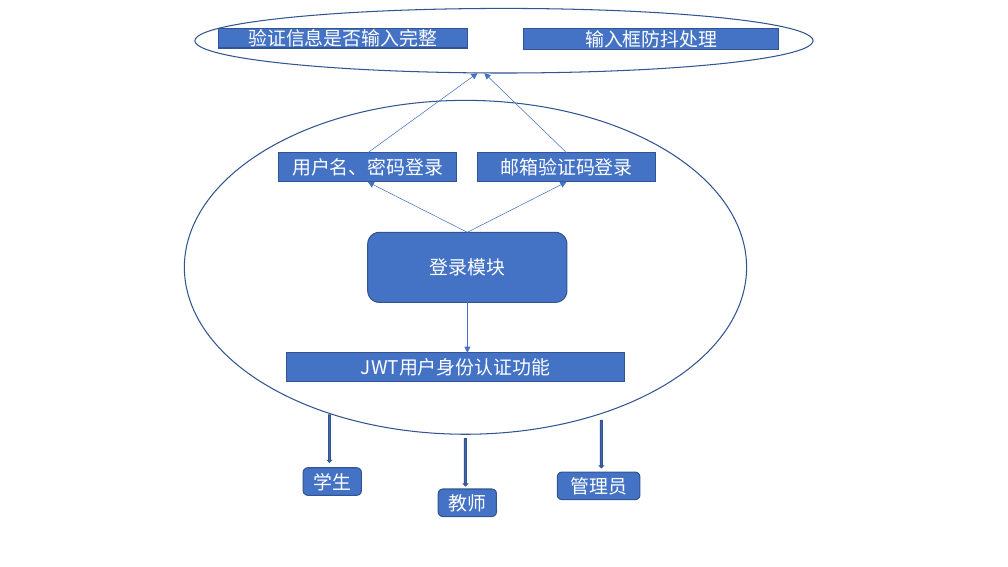
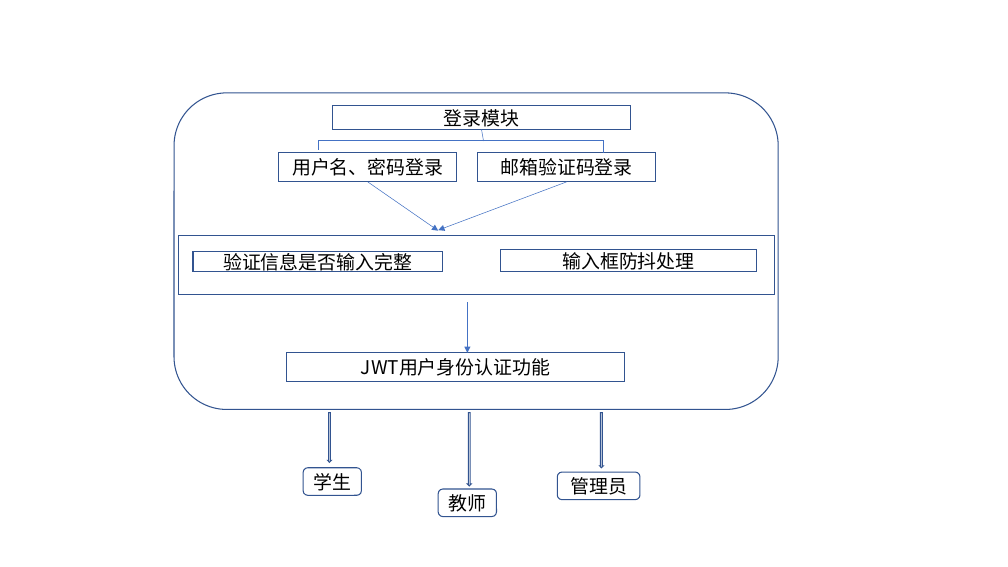
Before and after one commit to simple5960/bishe, a slide deck: slide 19 of 答辩.pptx. Drawn at 1008x567 pixels with LibreOffice and Linux fonts; fonts in the diff are those of the drawing. Boxes give left, top, right and bottom in pixels: in the first picture for what was removed or moved away, otherwise in the second. Text is boxed around its words. In the diff, an @@ line names an element or a change of style, - is before the commit and + after.

```diff
--- a/答辩.pptx
+++ b/答辩.pptx
@@ ellipse removed at box(195, 8, 814, 73) @@
@@ rounded rectangle added at box(174, 93, 778, 410), outline #325491 1 pt @@
@@ ellipse removed at box(185, 101, 747, 435) @@
@@ rectangle "登录模块": place and size @@
-rectangle "登录模块" at box(368, 232, 567, 302)
+rectangle "登录模块" at box(333, 106, 631, 130)
@@ rectangle "登录模块" at box(333, 106, 631, 130): text colour #FFFFFF to #000000; rounded rectangle to rectangle; fill #4472C4 to none @@
@@ arrow moved from (368, 153) - (478, 73) to (318, 140) - (603, 140) @@
@@ arrow (318, 140) - (603, 140): arrow to line @@
@@ line added from (318, 140) to (318, 150), #4472C4 0.5 pt @@
@@ arrow moved from (566, 153) - (485, 73) to (482, 129) - (484, 141) @@
@@ arrow (482, 129) - (484, 141): arrow to line @@
@@ line added from (603, 140) to (603, 153), #4472C4 0.5 pt @@
@@ arrow moved from (467, 232) - (368, 182) to (368, 182) - (439, 231) @@
@@ arrow moved from (467, 232) - (566, 182) to (566, 182) - (439, 230) @@
@@ rectangle added at box(178, 235, 775, 295), outline #325491 1 pt @@
@@ rectangle "验证信息是否输入完整": place and size @@
-rectangle "验证信息是否输入完整" at box(219, 29, 468, 48)
+rectangle "验证信息是否输入完整" at box(193, 252, 442, 271)
@@ text colour #FFFFFF to #000000; fill #4472C4 to none in 8 elements at box(279, 153, 457, 182), box(478, 153, 656, 182), box(287, 353, 625, 383), box(303, 468, 361, 495), box(439, 489, 497, 516), box(557, 472, 640, 499), box(193, 252, 442, 271), box(501, 250, 757, 271) @@
@@ rectangle "输入框防抖处理": place and size @@
-rectangle "输入框防抖处理" at box(524, 29, 780, 51)
+rectangle "输入框防抖处理" at box(501, 250, 757, 271)
@@ down arrow at box(327, 413, 331, 463): fill #4472C4 to none @@
@@ down arrow: place and size @@
-down arrow at box(464, 439, 467, 485)
+down arrow at box(467, 413, 471, 486)
@@ down arrow at box(467, 413, 471, 486): fill #4472C4 to none; mirrored @@
@@ down arrow at box(600, 413, 603, 468): fill #4472C4 to none @@
@@ down arrow: place and size @@
-down arrow at box(600, 420, 603, 467)
+down arrow at box(600, 413, 603, 468)
```
Also in this commit, not shown: 4 other slides changed, 2 slides added, 1 other file.
